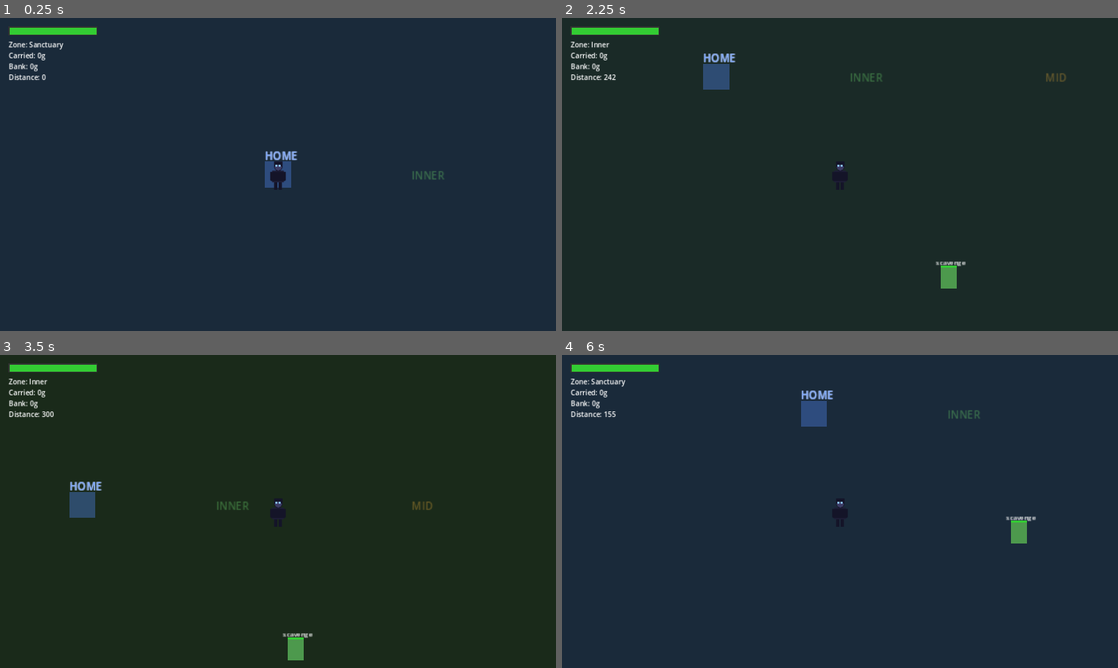
Above: before the commit, frames 1-4 (two rows, left to right).
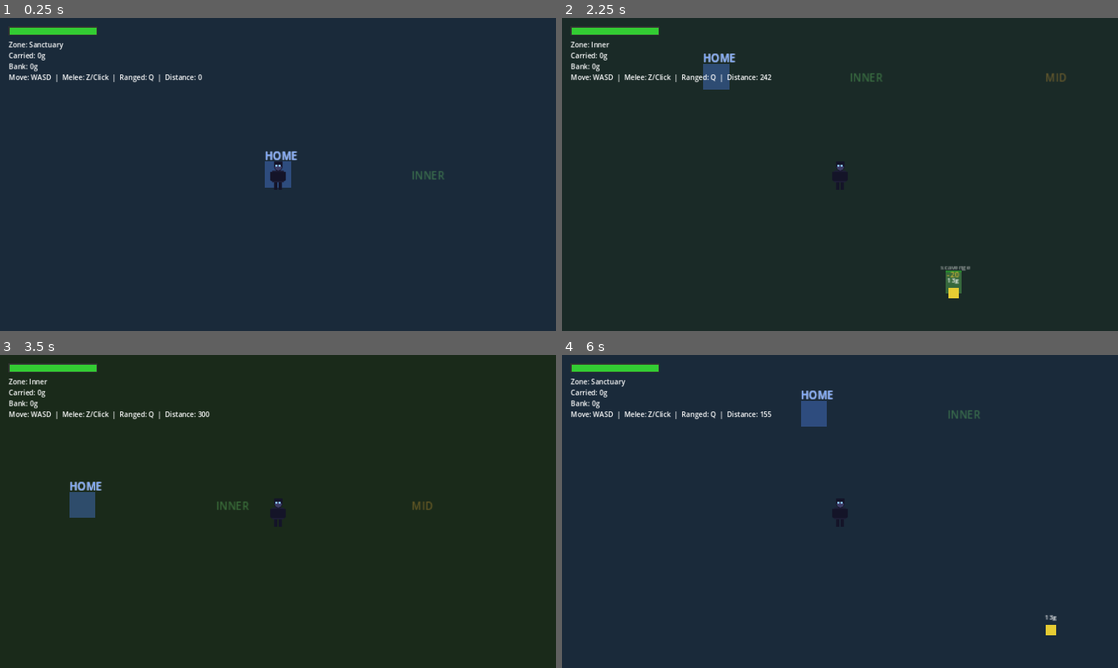
Above: after the commit, the same moments.

Repository: cbradshaw11/game-concept
Game: Godot game, scene res://scenes/world/world_scene.tscn
The game is run twice, just before and just after one commit, with the same random seed, the same clock (stepped at 60 frames per second) and the same inputs.
Inputs (mouse positions are in pixels of both pictures, inside the frame that each line leads up to):
- Up to frame 1 (0.25 s): no input
- Up to frame 2 (2.25 s): tap Enter at 0.5 s; move the mouse to (962, 158) at 0.52 s; hold Right (ui_right) 0.53-1.28 s; tap Space (attack) at 0.6 s; click (962, 158) at 0.8 s; move the mouse to (728, 190) at 1.27 s; hold Down (ui_down) 1.28-2.03 s; click (728, 190) at 1.35 s; tap Q (attack_ranged) at 1.55, 2.1 s; move the mouse to (895, 105) at 2.02 s; hold Right (ui_right) from 2.03 s (still down)
- Up to frame 3 (3.5 s): tap Space (attack) at 2.3, 2.85 s; move the mouse to (250, 574) at 2.77 s; release Right (ui_right) at 2.78 s; hold Up (ui_up) from 2.78 s (still down); click (250, 574) at 3.05 s
- Up to frame 4 (6 s): move the mouse to (1006, 558) at 3.52 s; release Up (ui_up) at 3.53 s; hold Left (ui_left) 3.53-5.03 s; tap R (attack_magic) at 3.6 s; tap Q (attack_ranged) at 3.8, 5.1 s; move the mouse to (673, 464) at 4.27 s; click (673, 464) at 4.35 s; tap Space (attack) at 4.55 s; move the mouse to (867, 511) at 5.02 s; hold Down (ui_down) 5.03-5.78 s; click (867, 511) at 5.3 s; move the mouse to (756, 433) at 5.77 s; hold Right (ui_right) from 5.78 s (still down); tap X (guard) at 5.85 s

The runs differ from the first frame. In frame 1, 0.4% of the frame differs, in the area x 1-37%, y 17-21%; in frame 2, 0.8%, in the area x 1-74%, y 17-90%; in frame 3, 0.7%; in frame 4, 0.8%.

Commit message:
feat: player attacks in world scene — Z/click=melee (80px), Q=ranged (400px), damage numbers, loot drops on kill, controls hint in HUD

Diff:
--- a/game/scenes/world/world_scene.gd
+++ b/game/scenes/world/world_scene.gd
@@ -53,8 +53,11 @@
 	current_bg_color = target_bg_color
 	player.position = HOME_POS
 
+var attack_cooldown: float = 0.0
+
 func _process(delta: float) -> void:
 	_handle_input(delta)
+	_handle_attack(delta)
 	_update_background(delta)
 	_update_enemies(delta)
 	_check_enemy_damage(delta)
@@ -66,6 +69,86 @@
 	var dist: float = player.position.distance_to(HOME_POS)
 	WorldManager.player_distance = dist
 	_update_hud()
+
+func _handle_attack(delta: float) -> void:
+	attack_cooldown -= delta
+	if attack_cooldown > 0.0:
+		return
+	var did_attack := false
+	if Input.is_action_just_pressed("attack_melee"):
+		# Melee — hit enemies within 80px
+		for enemy in enemies:
+			if not is_instance_valid(enemy) or not enemy.get_meta("alive", false):
+				continue
+			if player.position.distance_to(enemy.position) <= 80.0:
+				_deal_damage_to_enemy(enemy, 15)
+		did_attack = true
+		attack_cooldown = 0.5
+	elif Input.is_action_just_pressed("attack_ranged"):
+		# Ranged — hit nearest enemy within 400px
+		var nearest: Node2D = null
+		var nearest_dist := 400.0
+		for enemy in enemies:
+			if not is_instance_valid(enemy) or not enemy.get_meta("alive", false):
+				continue
+			var d: float = player.position.distance_to(enemy.position)
+			if d < nearest_dist:
+				nearest_dist = d
+				nearest = enemy
+		if nearest != null:
+			_deal_damage_to_enemy(nearest, 20)
+		did_attack = true
+		attack_cooldown = 0.8
+
+func _deal_damage_to_enemy(enemy: Node2D, dmg: int) -> void:
+	var hp: int = enemy.get_meta("hp", 0)
+	hp -= dmg
+	enemy.set_meta("hp", hp)
+	# Flash red briefly
+	var sprite: ColorRect = enemy.get_child(0) if enemy.get_child_count() > 0 else null
+	if sprite and sprite is ColorRect:
+		var orig: Color = sprite.color
+		sprite.color = Color(1, 0.3, 0.3)
+		var tw := create_tween()
+		tw.tween_interval(0.12)
+		tw.tween_callback(func(): if is_instance_valid(sprite): sprite.color = orig)
+	# Show damage number
+	var lbl := Label.new()
+	lbl.text = "-%d" % dmg
+	lbl.position = enemy.position + Vector2(-10, -30)
+	lbl.add_theme_color_override("font_color", Color(1, 0.8, 0.2))
+	lbl.add_theme_font_size_override("font_size", 12)
+	add_child(lbl)
+	var tw2 := create_tween()
+	tw2.tween_property(lbl, "position", lbl.position + Vector2(0, -30), 0.5)
+	tw2.parallel().tween_property(lbl, "modulate:a", 0.0, 0.5)
+	tw2.tween_callback(lbl.queue_free)
+	if hp <= 0:
+		_on_enemy_killed(enemy)
+
+func _on_enemy_killed(enemy: Node2D) -> void:
+	enemy.set_meta("alive", false)
+	# Drop loot
+	var gold: int = randi_range(5, 20)
+	var loot := Node2D.new()
+	loot.position = enemy.position
+	loot.set_meta("gold", gold)
+	var rect := ColorRect.new()
+	rect.size = Vector2(16, 16)
+	rect.position = Vector2(-8, -8)
+	rect.color = Color(0.9, 0.8, 0.2)
+	loot.add_child(rect)
+	var lbl := Label.new()
+	lbl.text = str(gold) + "g"
+	lbl.position = Vector2(-10, -28)
+	lbl.add_theme_font_size_override("font_size", 10)
+	loot.add_child(lbl)
+	loot_container.add_child(loot)
+	loot_drops.append(loot)
+	# Fade out and remove enemy
+	var tw := create_tween()
+	tw.tween_property(enemy, "modulate:a", 0.0, 0.3)
+	tw.tween_callback(enemy.queue_free)
 
 func _handle_input(delta: float) -> void:
 	var dir := Vector2.ZERO
@@ -256,4 +339,4 @@
 	zone_label.text = "Zone: %s" % WorldManager.current_zone.capitalize()
 	gold_label.text = "Carried: %dg" % InventorySystem.carried_gold
 	bank_label.text = "Bank: %dg" % InventorySystem.bank_gold
-	distance_label.text = "Distance: %d" % int(WorldManager.player_distance)
+	distance_label.text = "Move: WASD  |  Melee: Z/Click  |  Ranged: Q  |  Distance: %d" % int(WorldManager.player_distance)
